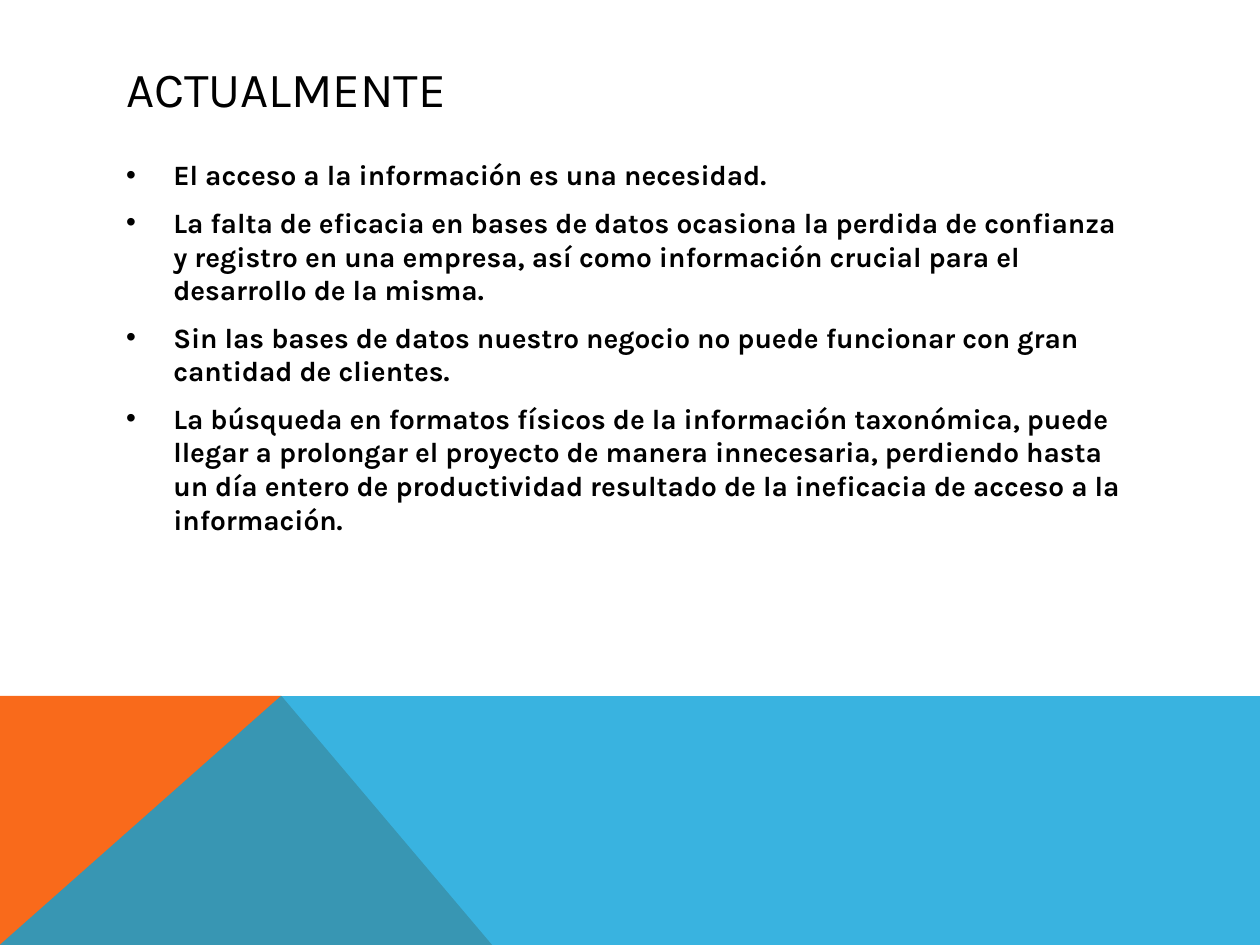
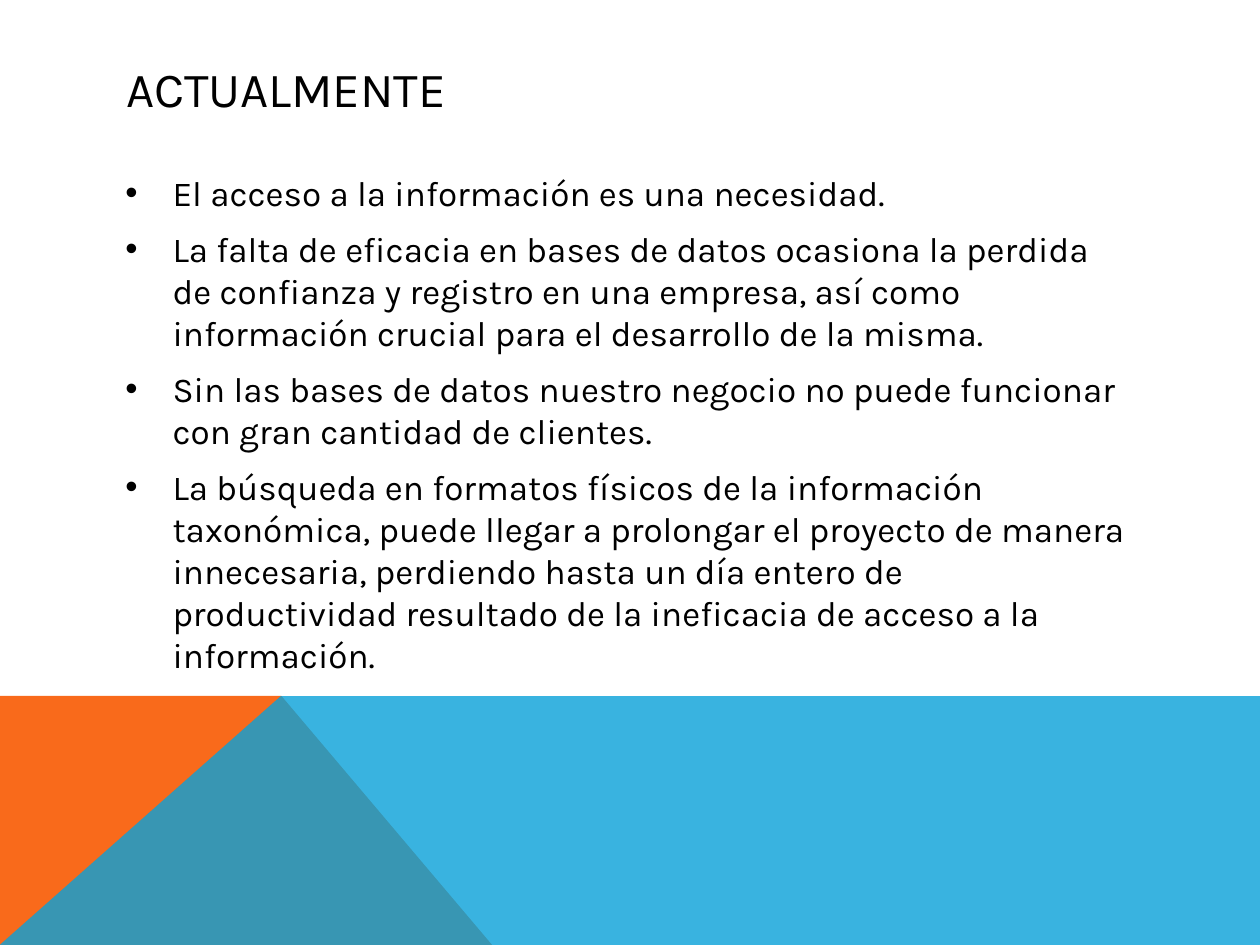
Before and after one commit to ArturoCesar/BD-Species, a slide deck: slide 2 of TOYANOS.pptx. Drawn at 1260x945 pixels with LibreOffice and Linux fonts; fonts in the diff are those of the drawing. Boxes give left, top, right and bottom in pixels: in the first picture for what was removed or moved away, otherwise in the second. Text is boxed around its words. In the diff, an @@ line names an element or a change of style, - is before the commit and + after.

```diff
--- a/TOYANOS.pptx
+++ b/TOYANOS.pptx
@@ text "El acceso a la información ...": place and size @@
-text "El acceso a la información ..." at (173, 163, 1120, 531)
+text "El acceso a la información ..." at (173, 179, 1124, 669)
@@ text "El acceso a la información ..." at (173, 179, 1124, 669): size 16 to 20 pt, bold off @@
```
Also in this commit, not shown: 4 other slides changed, 3 slides added.
